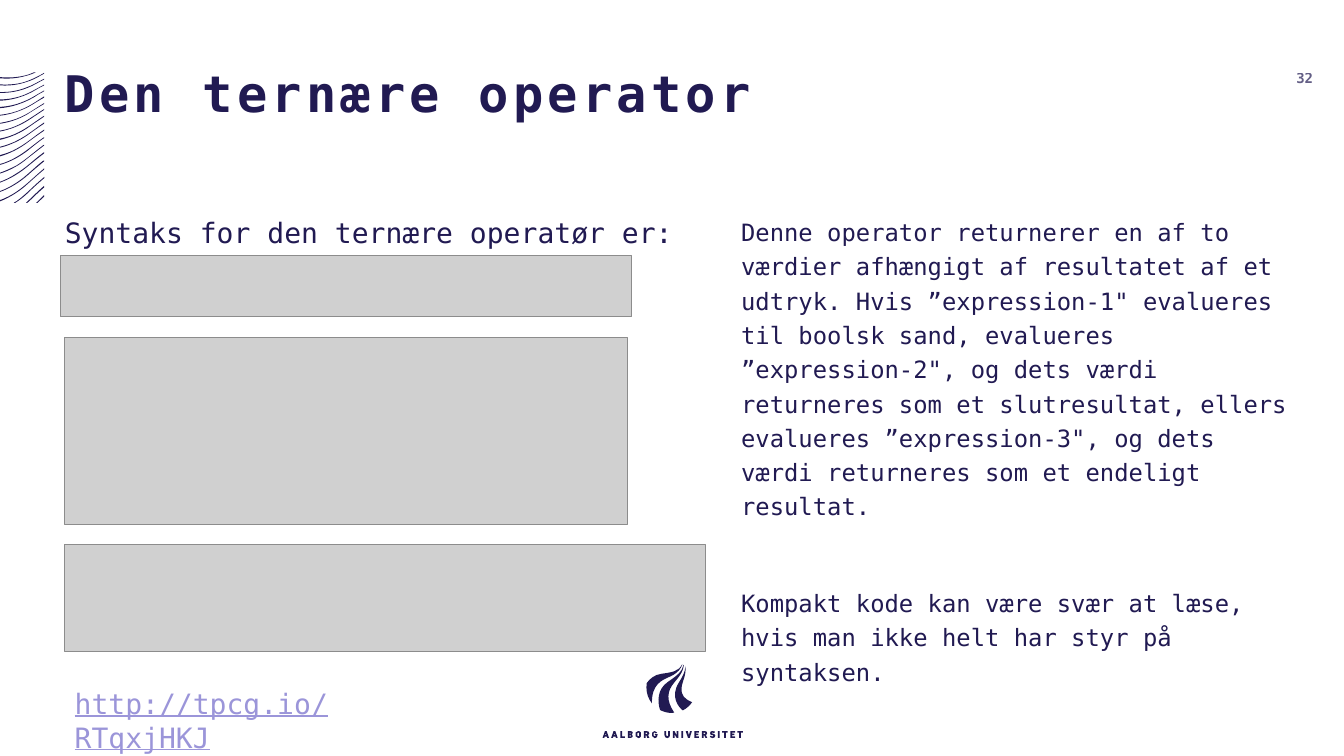
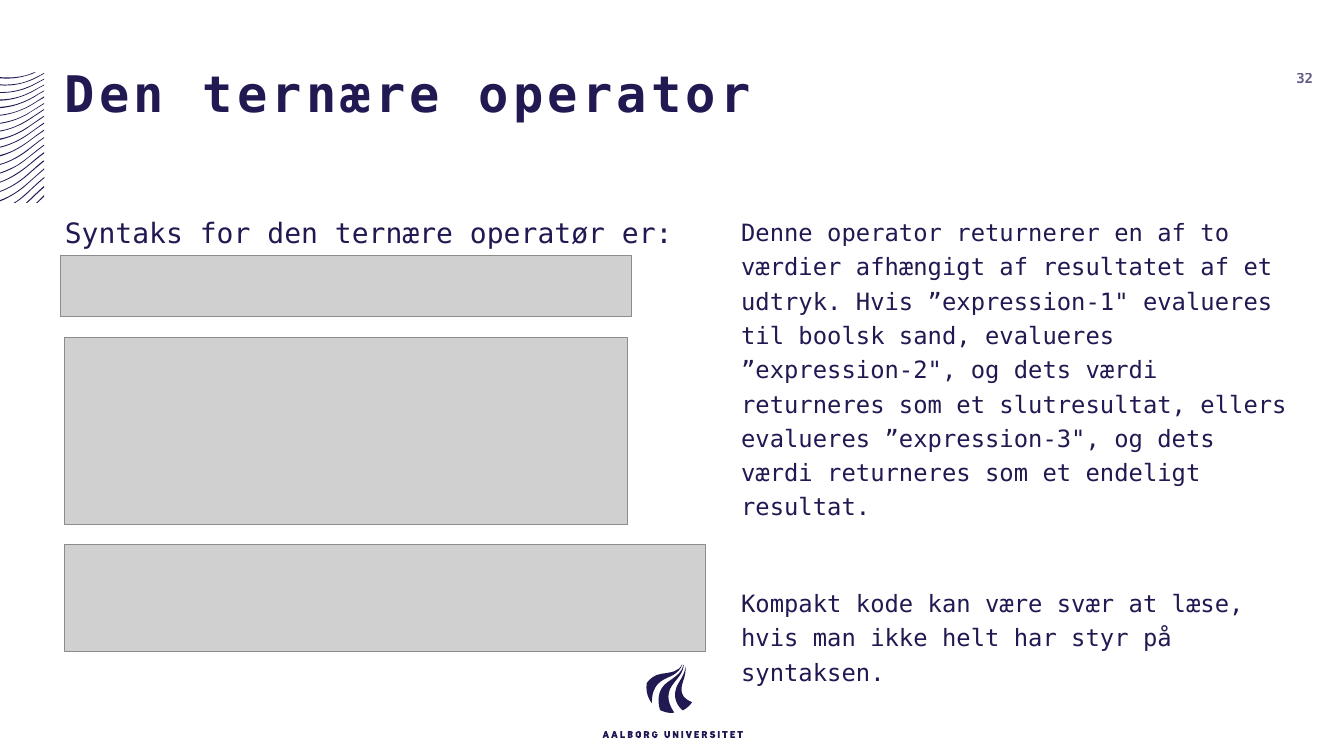
Before and after one commit to AAU-ST1-Programming/functions, a slide deck: slide 32 of functions.pptx. Drawn at 1344x756 pixels with LibreOffice and Linux fonts; fonts in the diff are those of the drawing; grey boxes stand for pictures. Boxes give left, top, right and bottom in pixels: in the first picture for what was removed or moved away, otherwise in the second. Text is boxed around its words. In the diff, an @@ line names an element or a change of style, - is before the commit and + after.

```diff
--- a/functions.pptx
+++ b/functions.pptx
@@ text removed at (x1=75, y1=693, x2=328, y2=754) @@
-http://tpcg.io/RTqxjHKJ
```
Also in this commit, not shown: 8 other slides changed.
